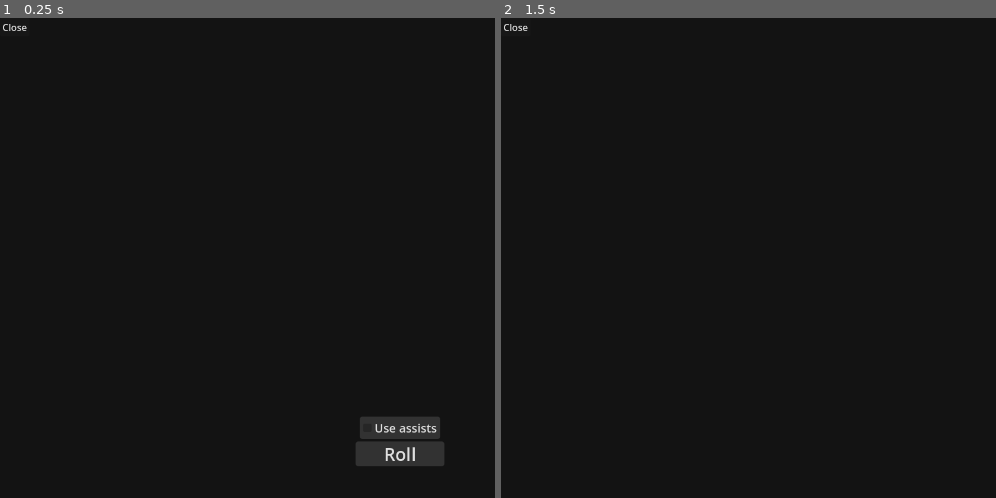
Above: before the commit, frames 1-2 (left to right).
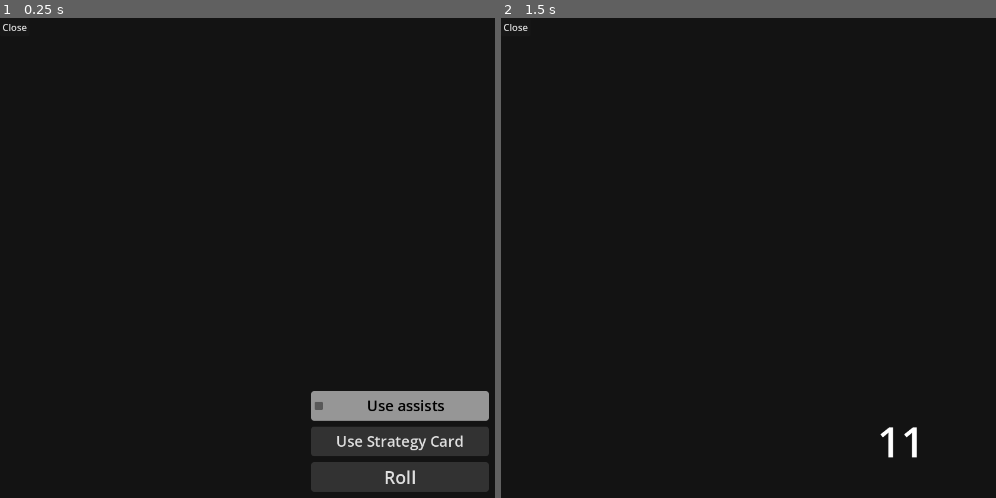
Above: after the commit, the same moments.

Repository: david8zhang/basketball-card-game
Game: Godot game, scene res://prefabs/MatchupContainer.tscn
The game is run twice, just before and just after one commit, with the same random seed, the same clock (stepped at 60 frames per second) and the same inputs. This scene is started directly instead of the project's main scene.
Inputs:
- Up to frame 1 (0.25 s): no input
- Up to frame 2 (1.5 s): click "Roll" at 0.5 s; tap Enter at 1.25 s

The runs differ from the first frame. In frame 1, 6.2% of the frame differs, in the area x 62-99%, y 77-99%; in frame 2, 0.2%.
Error before the commit: Invalid call. Nonexistent function 'add_cold_marker' in base 'Nil'. (res://scripts/MatchupContainer.gd:142)
Error after the commit: Invalid access to property or key 'marker' on a base object of type 'Nil'. (res://scripts/MatchupContainer.gd:184)

Commit message:
fix resource path bug

Diff:
--- a/prefabs/MatchupCard.tscn
+++ b/prefabs/MatchupCard.tscn
@@ -2,7 +2,7 @@
 
 [ext_resource type="Script" path="res://scripts/BallPlayerCard.gd" id="1_2wafc"]
 [ext_resource type="PackedScene" uid="uid://cgpent6asbq6b" path="res://prefabs/TableValue.tscn" id="2_ko473"]
-[ext_resource type="Resource" path="res://resources/AaronGordon.tres" id="3_j2ud4"]
+[ext_resource type="Resource" uid="uid://crm23b0v33m8u" path="res://resources/players/AaronGordon.tres" id="3_j2ud4"]
 [ext_resource type="PackedScene" uid="uid://ciyhd5db3ubjt" path="res://prefabs/Marker.tscn" id="4_huvud"]
 [ext_resource type="Animation" uid="uid://v6bgww4fmfmj" path="res://animations/highlight_offense_stat.res" id="4_vlyfh"]
 [ext_resource type="Animation" uid="uid://b00udrbvrd25l" path="res://animations/highlight_defense_stat.res" id="5_tli0d"]
--- a/prefabs/MatchupContainer.tscn
+++ b/prefabs/MatchupContainer.tscn
@@ -12,7 +12,7 @@
 content_margin_top = 5.0
 content_margin_right = 5.0
 content_margin_bottom = 5.0
-bg_color = Color(0.196078, 0.196078, 0.196078, 1)
+bg_color = Color(0.588235, 0.588235, 0.588235, 1)
 corner_radius_top_left = 5
 corner_radius_top_right = 5
 corner_radius_bottom_right = 5
@@ -73,18 +73,32 @@
 [node name="VBoxContainer" type="VBoxContainer" parent="MarginContainer/VBoxContainer"]
 layout_mode = 2
 size_flags_vertical = 3
+theme_override_constants/separation = 10
 alignment = 1
 
 [node name="UseAssistsCheckbox" type="CheckBox" parent="MarginContainer/VBoxContainer/VBoxContainer"]
+custom_minimum_size = Vector2(300, 50)
 layout_mode = 2
 size_flags_horizontal = 4
 size_flags_vertical = 4
-theme_override_font_sizes/font_size = 20
+theme_override_colors/font_color = Color(0, 0, 0, 1)
+theme_override_font_sizes/font_size = 25
 theme_override_styles/normal = SubResource("StyleBoxFlat_6cdcu")
 text = "Use assists"
+alignment = 1
+
+[node name="StratButton" type="Button" parent="MarginContainer/VBoxContainer/VBoxContainer"]
+custom_minimum_size = Vector2(300, 50)
+layout_mode = 2
+size_flags_horizontal = 4
+size_flags_vertical = 4
+theme_override_font_sizes/font_size = 25
+theme_override_styles/normal = SubResource("StyleBoxFlat_w58ns")
+theme_override_styles/pressed = SubResource("StyleBoxFlat_w58ns")
+text = "Use Strategy Card"
 
 [node name="RollButton" type="Button" parent="MarginContainer/VBoxContainer/VBoxContainer"]
-custom_minimum_size = Vector2(150, 2.08165e-12)
+custom_minimum_size = Vector2(300, 50)
 layout_mode = 2
 size_flags_horizontal = 4
 size_flags_vertical = 8
@@ -97,7 +111,6 @@
 visible = false
 layout_mode = 2
 size_flags_horizontal = 4
-size_flags_vertical = 1
 theme_override_font_sizes/font_size = 70
 text = "20"
 horizontal_alignment = 1
--- a/resources/strategy/Test.tres
+++ b/resources/strategy/Test.tres
@@ -1,13 +1,7 @@
-[gd_resource type="Resource" script_class="StrategyCardConfig" load_steps=6 format=3 uid="uid://dc61qc1kcn8w2"]
+[gd_resource type="Resource" script_class="StrategyCardConfig" load_steps=4 format=3 uid="uid://dc61qc1kcn8w2"]
 
-[ext_resource type="Script" path="res://scripts/RollBonus.gd" id="1_6qph7"]
 [ext_resource type="Script" path="res://scripts/DiceRollCondition.gd" id="2_fhwci"]
 [ext_resource type="Script" path="res://scripts/StrategyCardConfig.gd" id="3_wax5g"]
-
-[sub_resource type="Resource" id="Resource_74wjc"]
-script = ExtResource("1_6qph7")
-roll_bonus_amount = 2
-bonus_type = 1
 
 [sub_resource type="Resource" id="Resource_umxpl"]
 script = ExtResource("2_fhwci")
@@ -22,7 +16,7 @@
 card_name = "Test"
 card_description = "Roll a D20. Add 2 to the scoring roll if the result is greater than 5"
 condition_1 = Array[Resource("res://scripts/StrategyCardCondition.gd")]([SubResource("Resource_umxpl")])
-bonus_1 = Array[Resource("res://scripts/StrategyCardBonus.gd")]([SubResource("Resource_74wjc")])
+bonus_1 = Array[Resource("res://scripts/StrategyCardBonus.gd")]([])
 condition_2 = Array[Resource("res://scripts/StrategyCardCondition.gd")]([])
 bonus_2 = Array[Resource("res://scripts/StrategyCardBonus.gd")]([])
 condition_3 = Array[Resource("res://scripts/StrategyCardCondition.gd")]([])
--- a/scripts/MatchupContainer.gd
+++ b/scripts/MatchupContainer.gd
@@ -6,6 +6,7 @@
 @onready var roll_value_label = $MarginContainer/VBoxContainer/VBoxContainer/RollValue as Label
 @onready var close_button = $CloseButton as Button
 @onready var use_assists_checkbox = $MarginContainer/VBoxContainer/VBoxContainer/UseAssistsCheckbox as CheckBox
+@onready var use_strategy_card_button = $MarginContainer/VBoxContainer/VBoxContainer/StratButton as Button
 
 @export var card_scene: PackedScene
 @export var matchup_pts_assts_rebs_scene: PackedScene
@@ -135,8 +136,8 @@
 
 func generate_roll_value():
 	use_assists_checkbox.hide()
-	# var random_number = randi_range(1, 20)
-	var random_number = 20 if randi_range(0, 1) == 1 else 1
+	use_strategy_card_button.hide()
+	var random_number = randi_range(1, 20)
 	var off_bp_card = player_card if offense_side == Game.Side.PLAYER else cpu_card
 	if random_number == 1:
 		off_bp_card.add_cold_marker()
Not shown: 2 places in prefabs/StrategyCard.tscn that only renumber resources
